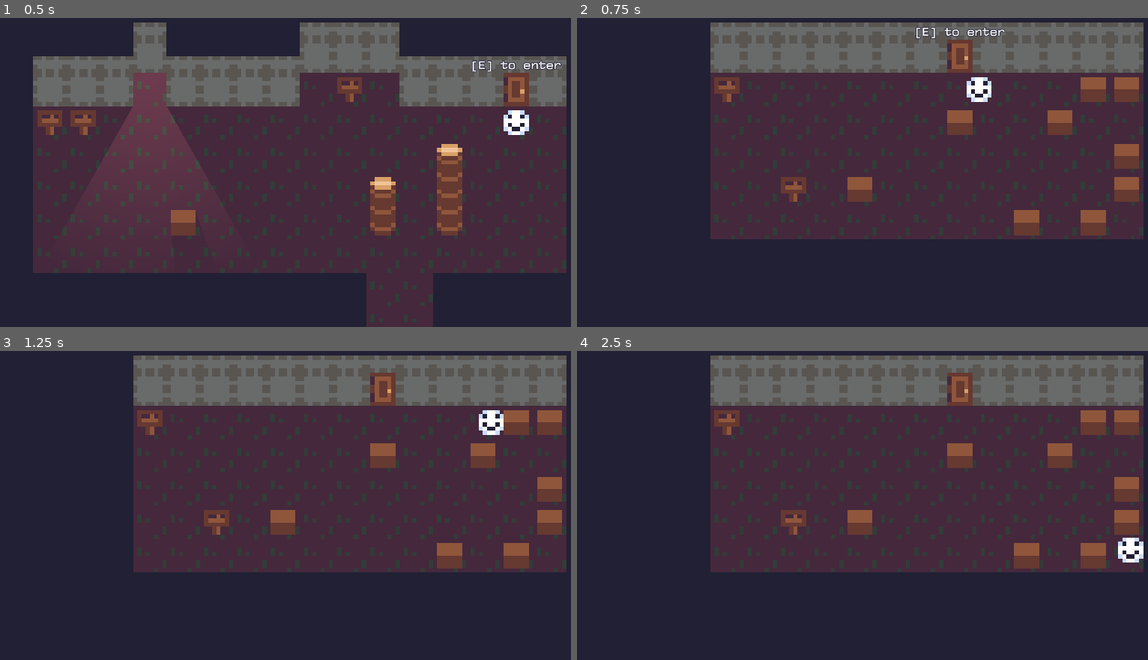
Above: before the commit, frames 1-4 (two rows, left to right).
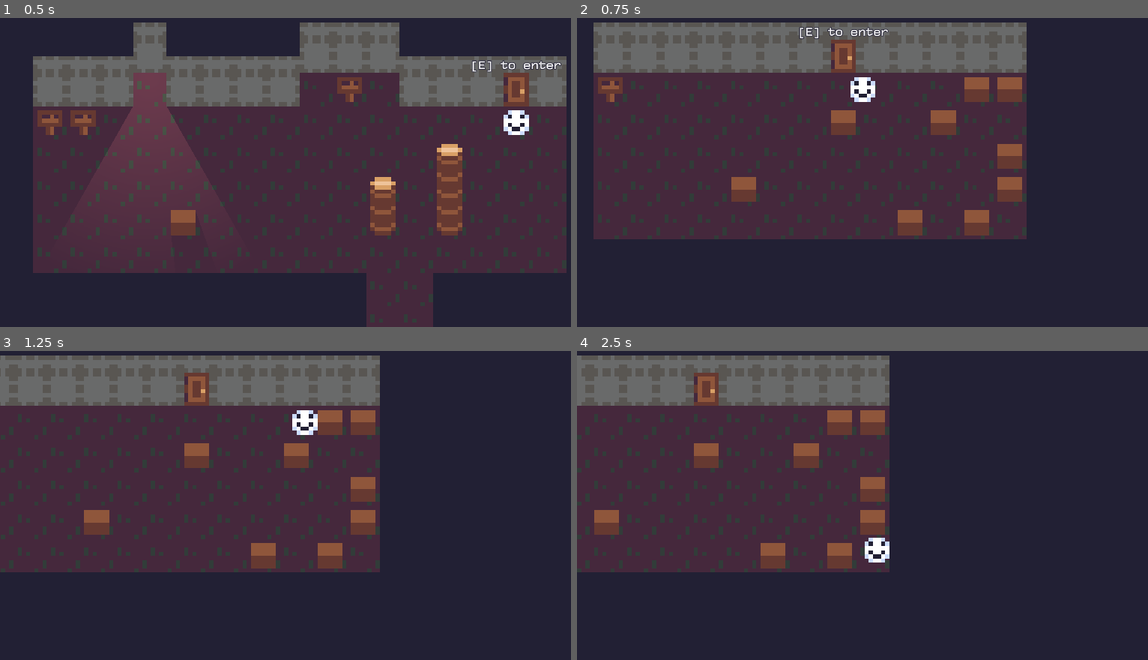
Above: after the commit, the same moments.

Repository: evanrpw/LucidDreamingGame
Game: Godot game, scene res://world.tscn
The game is run twice, just before and just after one commit, with the same random seed, the same clock (stepped at 60 frames per second) and the same inputs.
Inputs:
- Up to frame 1 (0.5 s): no input
- Up to frame 2 (0.75 s): tap Enter at 0.5 s; hold D (move_right) from 0.53 s (still down); hold E (interact) from 0.53 s (still down)
- Up to frame 3 (1.25 s): keep holding D (move_right); keep holding E (interact)
- Up to frame 4 (2.5 s): release D (move_right) at 1.28 s; release E (interact) at 1.28 s; hold S (move_down) 1.28-2.03 s; tap E (interact) at 1.35 s; hold D (move_right) from 2.03 s (still down); hold E (interact) from 2.03 s (still down)

Frame 1 is identical in both runs. In frame 2, 35% of the frame differs, in the area x 2-100%, y 1-72%; in frame 3, 44%; in frame 4, 51%, in the area x 0-100%, y 1-72%.

Commit message:
change level system
now levels kept in main world scene always, just change position. This will keep progress saved...

might need to tweak cam offsets, seems a little off.

Diff:
--- a/door.gd
+++ b/door.gd
@@ -2,14 +2,11 @@
 
 @onready var interactable: Interactable = $Interactable
 @export var source: Node2D
-@export_file("*.tscn") var destination: String
-
-# there might be a better way to change camera bounds by room.
-# maybe use room collision boxes instead of logic in door script?
-
-signal update_camera_limits(top_left, bottom_right)
+#@export_file("*.tscn") var destination: String
+@export var destination: Node2D
 
 func interact(_interactor: Node2D) -> void:
 	if destination != null:
-		var instance = load(destination).instantiate()
-		_interactor.change_room(source, instance)
+		#var instance = load(destination).instantiate()
+		#_interactor.change_room(source, instance)
+		_interactor.change_room(source, destination)
--- a/level_1.tscn
+++ b/level_1.tscn
@@ -23,7 +23,6 @@
 [node name="Door" parent="Objects" node_paths=PackedStringArray("source") instance=ExtResource("3_fwcif")]
 position = Vector2(88, -24)
 source = NodePath("../..")
-destination = "res://level_2.tscn"
 
 [node name="Sign" parent="Objects" instance=ExtResource("3_2q4go")]
 position = Vector2(-24, -16)
--- a/level_2.tscn
+++ b/level_2.tscn
@@ -16,7 +16,7 @@
 [node name="Objects" type="TileMapLayer" parent="."]
 y_sort_enabled = true
 position = Vector2(-32, 16)
-tile_map_data = PackedByteArray("AAABAAEAAwAAAAAAAAD9//7/AwACAAAAAAAHAP//AwAAAAAAAAAIAP7/AwAAAAAAAAAJAP7/AwAAAAAAAAAJAAEAAwAAAAAAAAAJAAAAAwAAAAAAAAAIAAIAAwAAAAAAAAAGAAIAAwAAAAAAAAAEAP//AwAAAAAAAAD//wEAAwACAAAAAAA=")
+tile_map_data = PackedByteArray("AAABAAEAAwAAAAAAAAD9//7/AwACAAAAAAAHAP//AwAAAAAAAAAIAP7/AwAAAAAAAAAJAP7/AwAAAAAAAAAJAAEAAwAAAAAAAAAJAAAAAwAAAAAAAAAIAAIAAwAAAAAAAAAGAAIAAwAAAAAAAAAEAP//AwAAAAAAAAA=")
 tile_set = ExtResource("1_bf1sl")
 
 [node name="Sign" parent="Objects" instance=ExtResource("3_qtbuj")]
@@ -26,7 +26,6 @@
 [node name="Door" parent="Objects" node_paths=PackedStringArray("source") instance=ExtResource("4_srrcp")]
 position = Vector2(32, -24)
 source = NodePath("../..")
-destination = "res://level_1.tscn"
 
 [node name="TextureRect" type="TextureRect" parent="."]
 offset_left = -28.0
--- a/player.gd
+++ b/player.gd
@@ -19,14 +19,31 @@
 		velocity = lerp(velocity, Vector2.ZERO, friction)
 	move_and_slide()
 
+#func change_room(source, destination):
+	#if !destination.get_parent():
+		#get_tree().root.get_child(0).add_child(destination) # add new level
+	#if is_instance_valid(source):
+		#source.queue_free() # remove old level
+	#position = Vector2(4,4)
+
+	# set camera bounds
+	#var tile_map = destination.get_node("Terrain")
+	#var tile_rect = tile_map.get_used_rect()
+	#var top_left = tile_map.map_to_local(tile_rect.position)
+	#var size = tile_map.map_to_local(tile_rect.size)-Vector2(8,8)
+	#camera.update_bounds(top_left+tile_map.position, top_left+tile_map.position+size)
+
 func change_room(source, destination):
-	get_tree().root.get_child(0).add_child(destination)
-	if is_instance_valid(source):
-		source.queue_free()
-	position = Vector2(4,4)
+	position = destination.position + Vector2(4,4)
+	if source:
+		source.hide()
+	if destination:
+		destination.show()
 
+	# set camera bounds
 	var tile_map = destination.get_node("Terrain")
 	var tile_rect = tile_map.get_used_rect()
-	var top_left = tile_map.map_to_local(tile_rect.position)
-	var size = tile_map.map_to_local(tile_rect.size)-Vector2(8,8)
+	var top_left = tile_map.map_to_local(tile_rect.position) + destination.position
+	var size = tile_map.map_to_local(tile_rect.size)-Vector2(8,8) + destination.position
 	camera.update_bounds(top_left+tile_map.position, top_left+tile_map.position+size)
+	print(top_left)
--- a/world.gd
+++ b/world.gd
@@ -9,5 +9,5 @@
 
 
 # Called every frame. 'delta' is the elapsed time since the previous frame.
-func _process(delta: float) -> void:
+func _process(_delta: float) -> void:
 	pass
--- a/world.tscn
+++ b/world.tscn
@@ -1,9 +1,10 @@
-[gd_scene load_steps=6 format=3 uid="uid://d066rg5b0vbpo"]
+[gd_scene load_steps=7 format=3 uid="uid://d066rg5b0vbpo"]
 
 [ext_resource type="Script" path="res://world.gd" id="1_qj48g"]
 [ext_resource type="PackedScene" uid="uid://dchxbx8jb3xy5" path="res://player.tscn" id="2_nccbl"]
 [ext_resource type="PackedScene" uid="uid://dpoqpjlw5mke2" path="res://level_1.tscn" id="4_nqj4l"]
 [ext_resource type="PackedScene" uid="uid://djefnfiyixdg2" path="res://camera_2d.tscn" id="5_7ckw1"]
+[ext_resource type="PackedScene" uid="uid://c4o5gq36jaerp" path="res://level_2.tscn" id="5_e1jid"]
 
 [sub_resource type="OccluderPolygon2D" id="OccluderPolygon2D_hasxv"]
 polygon = PackedVector2Array(-3, -2, -2, -2, -2, -3, 2, -3, 2, -2, 3, -2, 3, 2, 2, 2, 2, 3, -2, 3, -2, 2, -3, 2)
@@ -28,6 +29,22 @@
 
 [node name="Level 1" parent="." instance=ExtResource("4_nqj4l")]
 
+[node name="Door" parent="Level 1/Objects" index="0" node_paths=PackedStringArray("destination")]
+destination = NodePath("../../../Level 2")
+
+[node name="SignText" parent="Level 1/Objects/Sign4" index="0"]
+metadata/_edit_use_anchors_ = true
+
+[node name="Level 2" parent="." instance=ExtResource("5_e1jid")]
+visible = false
+position = Vector2(104, 0)
+
+[node name="Door" parent="Level 2/Objects" index="1" node_paths=PackedStringArray("destination")]
+destination = NodePath("../../../Level 1")
+
 [editable path="Player/Camera2D"]
 [editable path="Level 1"]
+[editable path="Level 1/Objects/Door"]
 [editable path="Level 1/Objects/Sign4"]
+[editable path="Level 2"]
+[editable path="Level 2/Objects/Door"]
Not shown, added: plaD981.tmp
Not shown, added: plaED87.tmp
